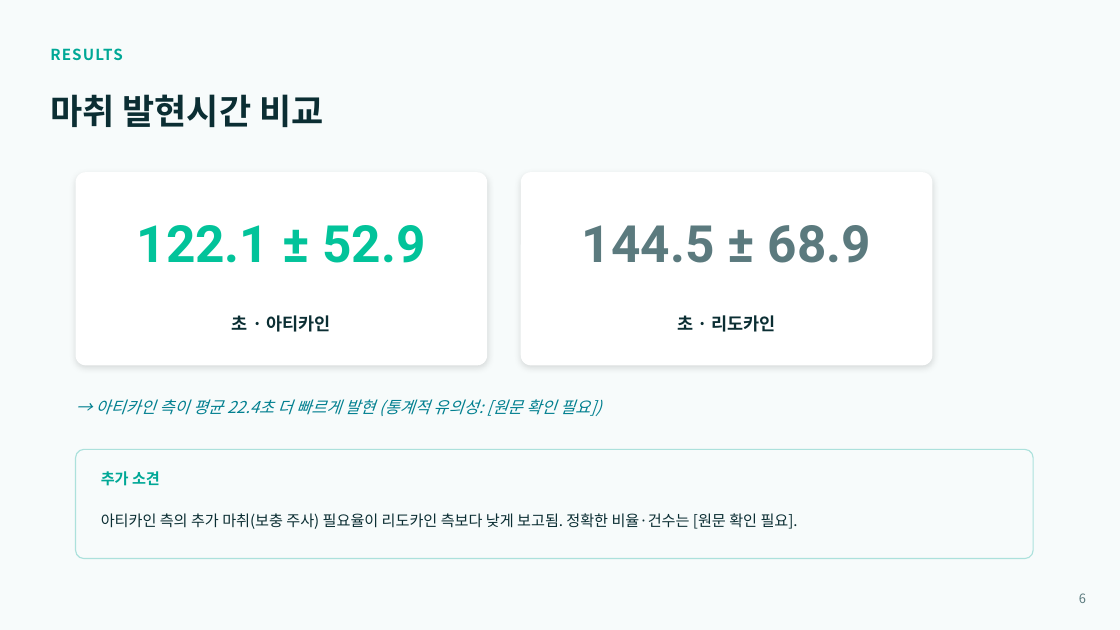
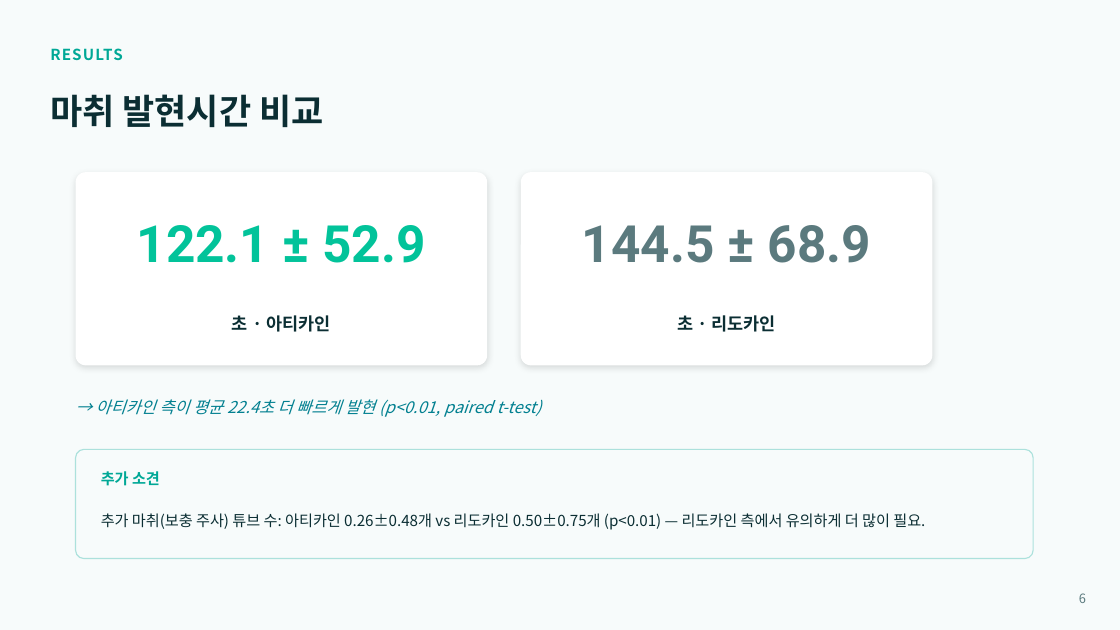
Before and after one commit to yojokem/-, a slide deck: slide 6 of 치과약리학실험2-논문발표/치과약리학실험2_논문발표.pptx. Drawn at 1120x630 pixels with LibreOffice and Linux fonts; fonts in the diff are those of the drawing. Boxes give left, top, right and bottom in pixels: in the first picture for what was removed or moved away, otherwise in the second. Text is boxed around its words. In the diff, an @@ line names an element or a change of style, - is before the commit and + after.

```diff
--- a/치과약리학실험2-논문발표/치과약리학실험2_논문발표.pptx
+++ b/치과약리학실험2-논문발표/치과약리학실험2_논문발표.pptx
@@ text at [96,399,542,417]: text changed @@
-→ 아티카인 측이 평균 22.4초 더 빠르게 발현 (통계적 유의성: [원문 확인 필요])
+→ 아티카인 측이 평균 22.4초 더 빠르게 발현 (p<0.01, paired t-test)
@@ text at [101,513,925,530]: text changed @@
-아티카인 측의 추가 마취(보충 주사) 필요율이 리도카인 측보다 낮게 보고됨. 정확한 비율·건수는 [원문 확인 필요].
+추가 마취(보충 주사) 튜브 수: 아티카인 0.26±0.48개 vs 리도카인 0.50±0.75개 (p<0.01) — 리도카인 측에서 유의하게 더 많이 필요.
```
Also in this commit, not shown: 3 other slides changed, 4 other files.
